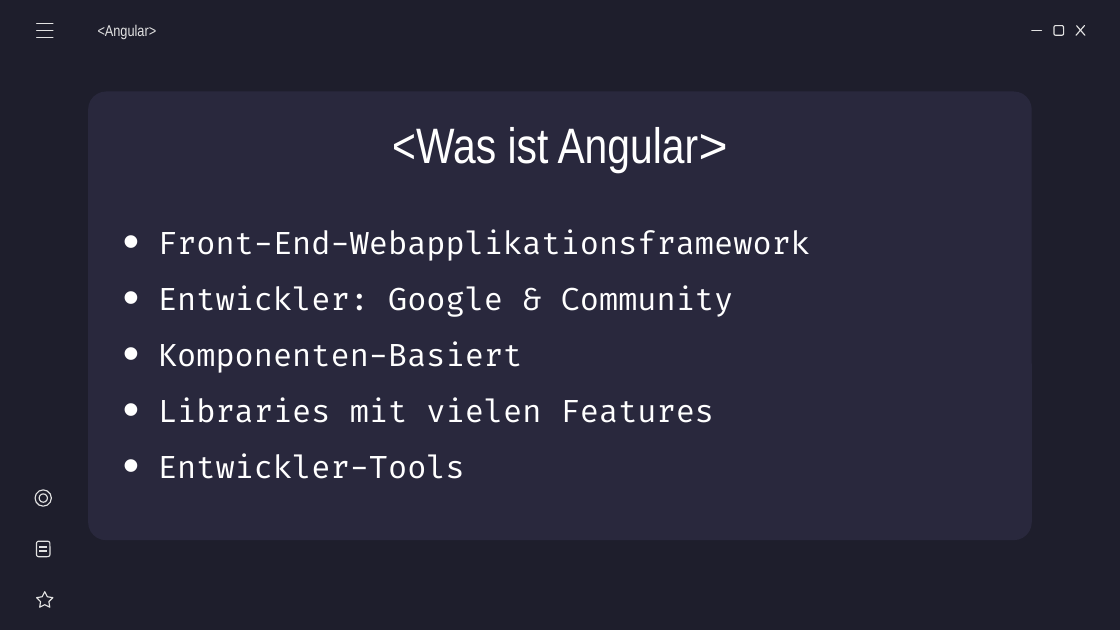
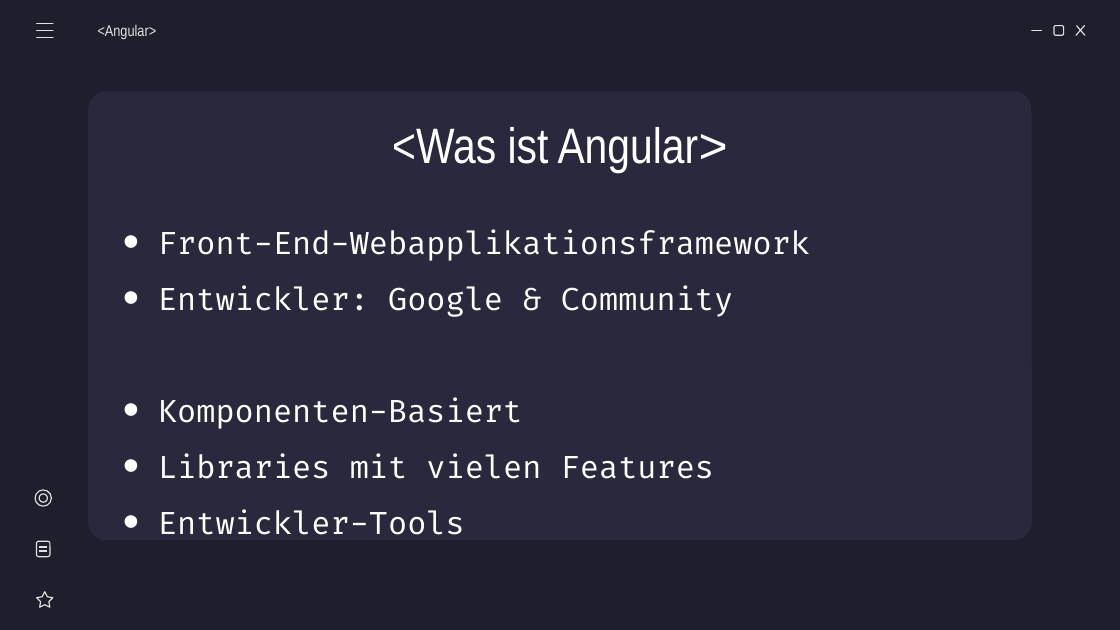
Before and after one commit to miwied/web-based-database-manager, a slide deck: slide 18 of documentation/required documents/Presentation/Webasierter Datenkbankmanager - Präsentation.pptx. Drawn at 1120x630 pixels with LibreOffice and Linux fonts; fonts in the diff are those of the drawing. Boxes give left, top, right and bottom in pixels: in the first picture for what was removed or moved away, otherwise in the second. Text is boxed around its words. In the diff, an @@ line names an element or a change of style, - is before the commit and + after.

Commit message:
fixed presentation formatting

```diff
--- a/documentation/required documents/Presentation/Webasierter Datenkbankmanager - Präsentation.pptx
+++ b/documentation/required documents/Presentation/Webasierter Datenkbankmanager - Präsentation.pptx
@@ text "Front-End-Webapplikationsframework" rewrapped from (x1=158, y1=229, x2=810, y2=479) to (x1=158, y1=229, x2=810, y2=535) @@
```
